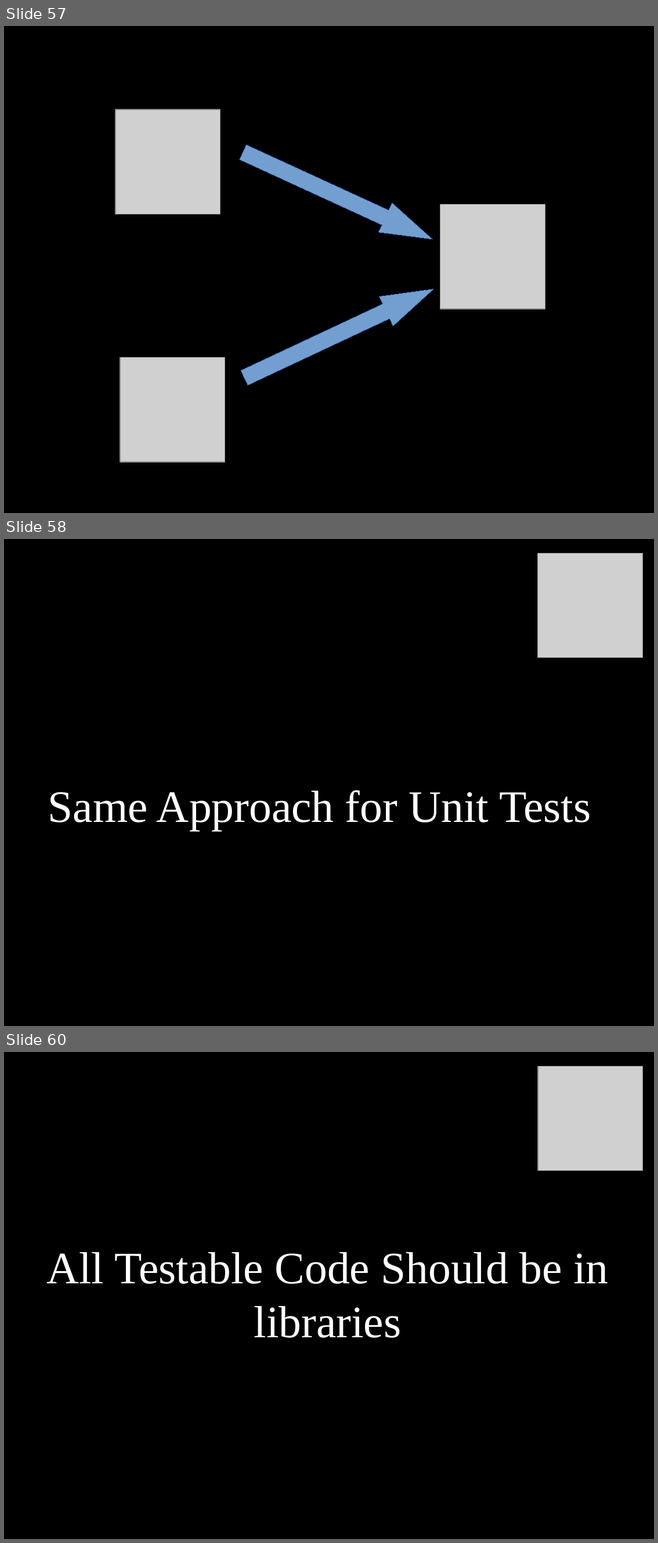
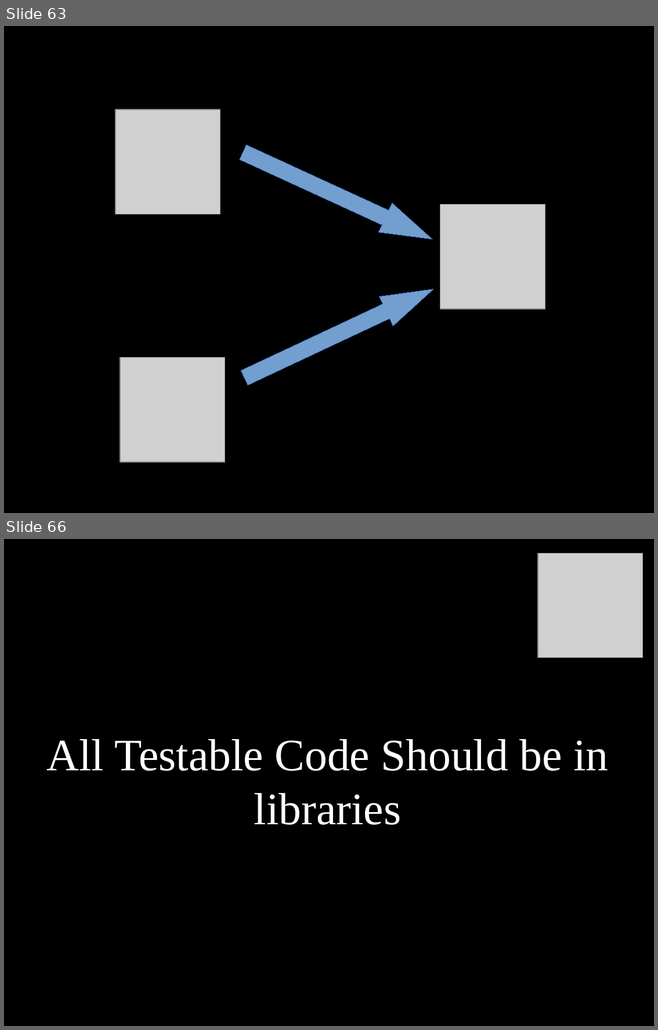
Before and after one commit to dodikk/StaticLib-Slides, a slide deck: Libraries-GoingNative.odp. Shown one above the other, each under a label of ours: slides 57, 58 and 60 before the commit, slides 63 and 66 after it; the slides between them are not shown. The pictures are 658x1543 and 658x1030 pixels, drawn with LibreOffice and Linux fonts; fonts in the diff are those of the drawing; grey boxes stand for pictures. Boxes give left, top, right and bottom in pixels: in the first picture for what was removed or moved away, otherwise in the second. Text is boxed around its words. In the diff, an @@ line names an element or a change of style, - is before the commit and + after.

```diff
--- a/Libraries-GoingNative.odp
+++ b/Libraries-GoingNative.odp
@@ slide 58 removed at [4, 539, 654, 1026], background #000000 @@
@@ picture removed at [538, 553, 643, 658] @@
@@ title removed at [48, 790, 590, 831] @@
-Same Approach for Unit Tests
@@ what was slide 57 is now slide 63 @@
@@ what was slide 60 is now slide 66 @@
```
Also in this commit, not shown: 3 slides changed, 11 slides added, 9 other slides removed, 1 other file.
